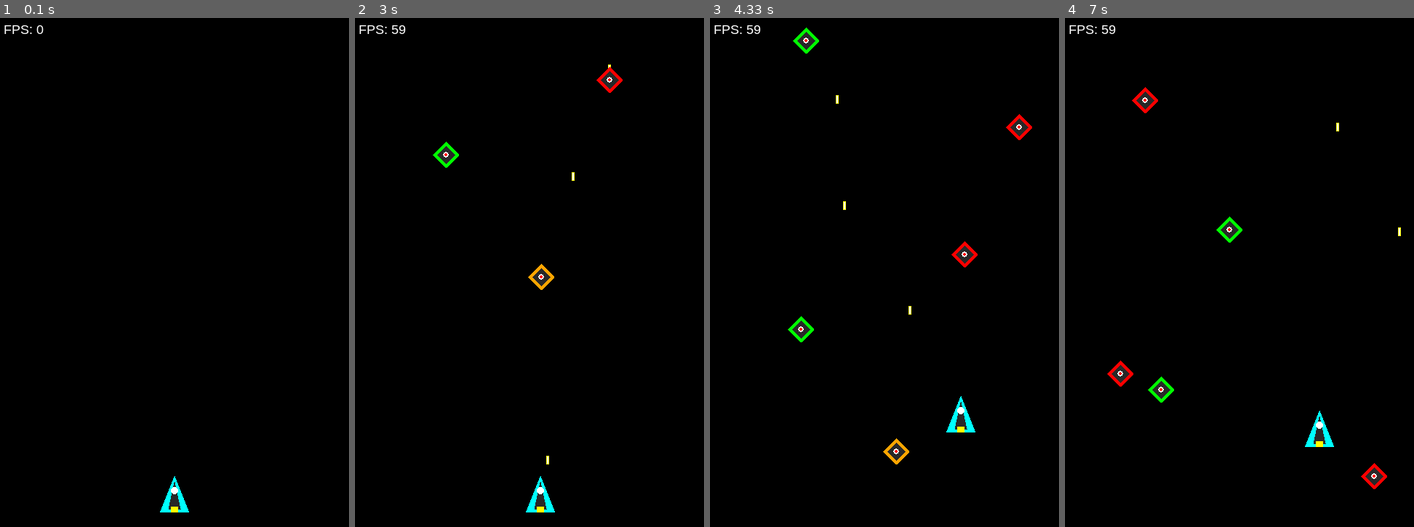
Above: before the commit, frames 1-4 (left to right).
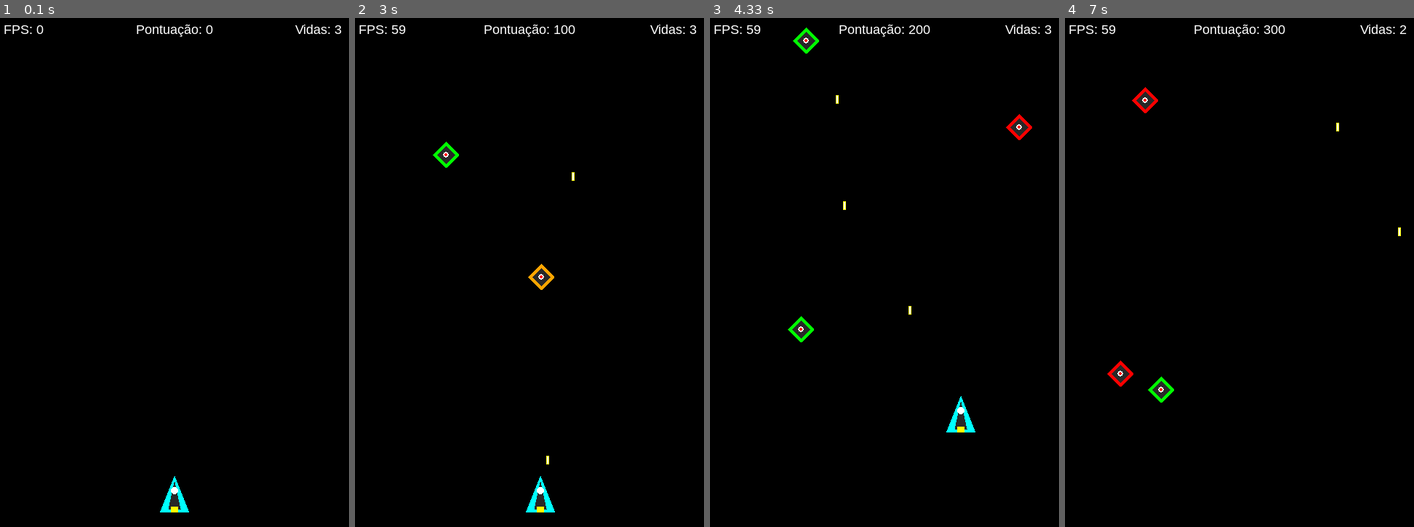
Above: after the commit, the same moments.

Repository: victorbouissoumota/PyGame-Mota-Sheik
Game: pygame game, started from Código PyGaMe Projeto final Dessoft.py
The game is run twice, just before and just after one commit, with the same random seed, the same clock (stepped at 60 frames per second) and the same inputs.
Inputs:
- Up to frame 1 (0.1 s): no input
- Up to frame 2 (3 s): hold Right 0.33-0.8 s; hold Up 0.83-1.13 s; tap Space at 0.9, 1.23, 1.53, 1.73, 2.03, 2.3, 2.97 s; hold Right 1.17-1.63 s; hold Left 1.67-2.2 s; hold Down 2.23-2.53 s; tap A at 2.57 s; hold Left from 2.9 s (still down)
- Up to frame 3 (4.33 s): tap Space at 3.27, 3.4, 3.8, 4.1 s; release Left at 3.3 s; hold Up 3.33-3.7 s; hold Right from 3.73 s (still down)
- Up to frame 4 (7 s): release Right at 4.37 s; hold Down 4.4-4.77 s; tap Space at 4.47, 4.87, 5.17, 5.37, 5.67, 5.87, 6.2, 6.5, 6.7 s; hold Left 4.8-5.27 s; hold Right 5.3-5.77 s; hold Up 5.8-6.1 s; hold Right 6.13-6.6 s; hold Left from 6.63 s (still down)

The runs differ from the first frame. In frame 1, 0.3% of the frame differs, in the area x 39-98%, y 1-4%; in frame 2, 0.5%; in frame 3, 0.7%; in frame 4, 1.0%, in the area x 37-98%, y 1-93%.

Commit message:
colisões, sistema de vidas, pontuação e game over

Diff:
--- a/Código PyGaMe Projeto final Dessoft.py
+++ b/Código PyGaMe Projeto final Dessoft.py
@@ -35,6 +35,8 @@
 PLAYER_SPEED = 5
 PLAYER_WIDTH = 40
 PLAYER_HEIGHT = 50
+PLAYER_LIVES = 3
+PLAYER_INVINCIBLE_TIME = 1500  # Milissegundos de invencibilidade após ser atingido
 
 # Tiros
 BULLET_SPEED = -8
@@ -48,7 +50,7 @@
 ENEMY_MAX_SPEED = 5
 ENEMY_WIDTH = 36
 ENEMY_HEIGHT = 36
-ENEMY_SPAWN_DELAY = 800  # Milissegundos entre cada spawn
+ENEMY_SPAWN_DELAY = 800
 MAX_ENEMIES = 8
 
 
@@ -61,13 +63,16 @@
 
     A nave se move nas quatro direções usando as setas do teclado
     ou WASD, e fica limitada às bordas da tela. Atira com a barra
-    de espaço.
+    de espaço. Pisca quando está invencível após levar dano.
 
     Attributes:
         image: Superfície com o desenho da nave.
         rect: Retângulo de posição e colisão.
         speed: Velocidade de movimentação em pixels por frame.
         last_shot: Timestamp do último tiro disparado.
+        lives: Quantidade de vidas restantes.
+        invincible: Flag que indica se o jogador está invencível.
+        invincible_timer: Timestamp de quando ficou invencível.
     """
 
     def __init__(self, bullet_group, all_sprites_group):
@@ -78,7 +83,8 @@
             all_sprites_group: Grupo geral de sprites do jogo.
         """
         super().__init__()
-        self.image = self._create_ship_image()
+        self.original_image = self._create_ship_image()
+        self.image = self.original_image.copy()
         self.rect = self.image.get_rect()
         self.rect.centerx = SCREEN_WIDTH // 2
         self.rect.bottom = SCREEN_HEIGHT - 20
@@ -86,6 +92,9 @@
         self.bullet_group = bullet_group
         self.all_sprites_group = all_sprites_group
         self.last_shot = 0
+        self.lives = PLAYER_LIVES
+        self.invincible = False
+        self.invincible_timer = 0
 
     def _create_ship_image(self):
         """Cria o sprite da nave desenhando um formato de nave.
@@ -115,7 +124,7 @@
         return surface
 
     def update(self):
-        """Atualiza a posição da nave com base nas teclas pressionadas."""
+        """Atualiza a posição da nave e o estado de invencibilidade."""
         keys = pygame.key.get_pressed()
 
         dx = 0
@@ -134,6 +143,36 @@
         self.rect.y += dy
 
         self._clamp_to_screen()
+        self._update_invincibility()
+
+    def _update_invincibility(self):
+        """Gerencia o tempo de invencibilidade e o efeito de piscar."""
+        if self.invincible:
+            elapsed = pygame.time.get_ticks() - self.invincible_timer
+            if elapsed >= PLAYER_INVINCIBLE_TIME:
+                self.invincible = False
+                self.image = self.original_image.copy()
+            else:
+                # Faz a nave piscar alternando visibilidade a cada 100ms
+                if (elapsed // 100) % 2 == 0:
+                    self.image = self.original_image.copy()
+                else:
+                    self.image = pygame.Surface((PLAYER_WIDTH, PLAYER_HEIGHT), pygame.SRCALPHA)
+
+    def hit(self):
+        """Processa o dano recebido pelo jogador.
+
+        Reduz uma vida e ativa o período de invencibilidade.
+
+        Returns:
+            bool: True se o jogador ainda tem vidas, False se morreu.
+        """
+        if not self.invincible:
+            self.lives -= 1
+            self.invincible = True
+            self.invincible_timer = pygame.time.get_ticks()
+            return self.lives > 0
+        return True
 
     def shoot(self):
         """Dispara um tiro se o tempo de recarga já passou."""
@@ -203,7 +242,6 @@
         speed: Velocidade vertical de descida.
     """
 
-    # Cores possíveis para os inimigos
     COLORS = [RED, ORANGE, MAGENTA, GREEN]
 
     def __init__(self):
@@ -224,7 +262,6 @@
         """
         surface = pygame.Surface((ENEMY_WIDTH, ENEMY_HEIGHT), pygame.SRCALPHA)
 
-        # Corpo do inimigo (losango)
         body_points = [
             (ENEMY_WIDTH // 2, 0),
             (ENEMY_WIDTH, ENEMY_HEIGHT // 2),
@@ -233,7 +270,6 @@
         ]
         pygame.draw.polygon(surface, self.color, body_points)
 
-        # Detalhe interno
         inner_points = [
             (ENEMY_WIDTH // 2, 6),
             (ENEMY_WIDTH - 6, ENEMY_HEIGHT // 2),
@@ -242,7 +278,6 @@
         ]
         pygame.draw.polygon(surface, DARK_GRAY, inner_points)
 
-        # Olho central
         pygame.draw.circle(surface, WHITE, (ENEMY_WIDTH // 2, ENEMY_HEIGHT // 2), 4)
         pygame.draw.circle(surface, RED, (ENEMY_WIDTH // 2, ENEMY_HEIGHT // 2), 2)
 
@@ -271,6 +306,7 @@
         bullets: Grupo com os tiros do jogador.
         enemies: Grupo com os inimigos.
         last_enemy_spawn: Timestamp do último spawn de inimigo.
+        score: Pontuação atual do jogador.
     """
 
     def __init__(self):
@@ -283,6 +319,7 @@
         self.running = True
         self.playing = False
         self.font = pygame.font.SysFont("arial", 18)
+        self.font_big = pygame.font.SysFont("arial", 48)
 
     def new_game(self):
         """Inicia uma nova partida, criando os grupos de sprites e o jogador."""
@@ -292,6 +329,7 @@
         self.player = Player(self.bullets, self.all_sprites)
         self.all_sprites.add(self.player)
         self.last_enemy_spawn = pygame.time.get_ticks()
+        self.score = 0
         self.playing = True
         self.run()
 
@@ -317,9 +355,10 @@
                     self.player.shoot()
 
     def update(self):
-        """Atualiza todos os sprites e faz o spawn de inimigos."""
+        """Atualiza todos os sprites, spawna inimigos e verifica colisões."""
         self.all_sprites.update()
         self._spawn_enemies()
+        self._check_collisions()
 
     def _spawn_enemies(self):
         """Cria novos inimigos periodicamente, respeitando o limite máximo."""
@@ -330,17 +369,66 @@
             self.enemies.add(enemy)
             self.all_sprites.add(enemy)
 
+    def _check_collisions(self):
+        """Verifica e processa todas as colisões do jogo.
+
+        Tiro x Inimigo: destrói ambos e soma pontos.
+        Inimigo x Jogador: o jogador perde uma vida e fica invencível.
+        """
+        # Tiro x Inimigo: True, True = destrói ambos
+        hits = pygame.sprite.groupcollide(self.bullets, self.enemies, True, True)
+        for bullet, enemies_hit in hits.items():
+            self.score += 100 * len(enemies_hit)
+
+        # Inimigo x Jogador
+        if not self.player.invincible:
+            enemy_hits = pygame.sprite.spritecollide(self.player, self.enemies, True)
+            if enemy_hits:
+                alive = self.player.hit()
+                if not alive:
+                    self._game_over()
+
+    def _game_over(self):
+        """Exibe a tela de game over temporária e encerra a partida."""
+        self.screen.fill(BLACK)
+
+        game_over_text = self.font_big.render("GAME OVER", True, RED)
+        score_text = self.font.render(f"Pontuação: {self.score}", True, WHITE)
+
+        self.screen.blit(
+            game_over_text,
+            (SCREEN_WIDTH // 2 - game_over_text.get_width() // 2, SCREEN_HEIGHT // 3),
+        )
+        self.screen.blit(
+            score_text,
+            (SCREEN_WIDTH // 2 - score_text.get_width() // 2, SCREEN_HEIGHT // 2),
+        )
+
+        pygame.display.flip()
+        pygame.time.wait(3000)
+
+        self.playing = False
+
     def draw(self):
         """Desenha todos os elementos na tela."""
         self.screen.fill(BLACK)
         self.all_sprites.draw(self.screen)
-        self._draw_fps()
+        self._draw_hud()
         pygame.display.flip()
 
-    def _draw_fps(self):
-        """Desenha o contador de FPS no canto superior esquerdo."""
+    def _draw_hud(self):
+        """Desenha o HUD com vidas, pontuação e FPS."""
+        # FPS
         fps_text = self.font.render(f"FPS: {int(self.clock.get_fps())}", True, WHITE)
         self.screen.blit(fps_text, (5, 5))
+
+        # Pontuação
+        score_text = self.font.render(f"Pontuação: {self.score}", True, WHITE)
+        self.screen.blit(score_text, (SCREEN_WIDTH // 2 - score_text.get_width() // 2, 5))
+
+        # Vidas (desenha pequenas naves)
+        lives_text = self.font.render(f"Vidas: {self.player.lives}", True, WHITE)
+        self.screen.blit(lives_text, (SCREEN_WIDTH - lives_text.get_width() - 10, 5))
 
 
 # =============================================================================
